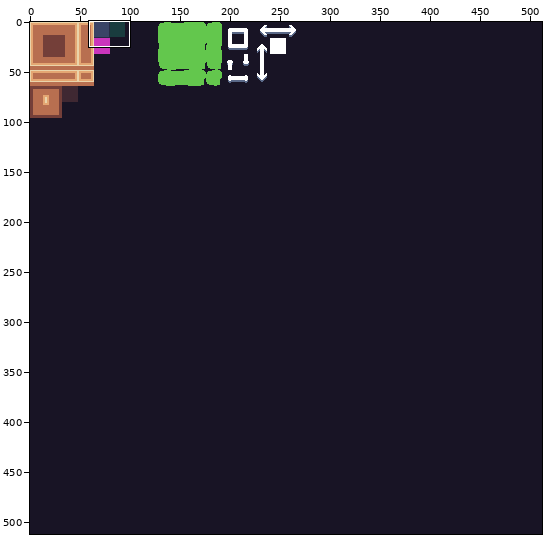
Pixel-art file -- res/gfx/tileset.aseprite. The picture above shows the old version from afar; the outline marks the close-up.
Close-up. Before:
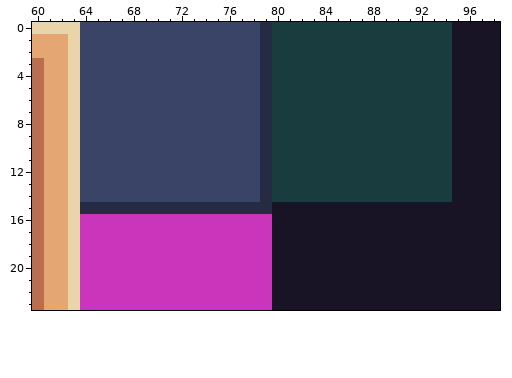
512x512 pixels, 1 frame. Shown: x 60..98, y 0..23.
And afterwards:
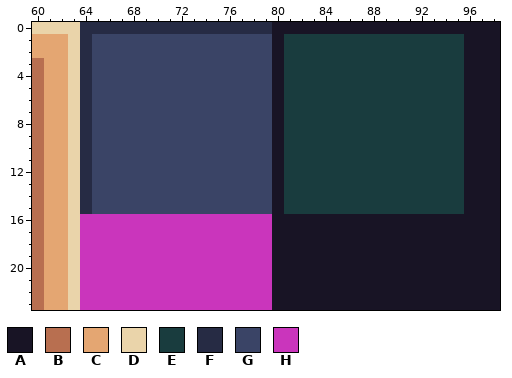
Palette (. is transparent): A #181425  B #b86f50  C #e4a672  D #ead4aa  E #193c3e  F #262b44  G #3a4466  H #ca35bc
Change:
--- layer "Layer 1"
@@ x 60..98 @@
- 0 DDDDGGGGGGGGGGGGGGGFEEEEEEEEEEEEEEEAAAA
- 1 CCCDGGGGGGGGGGGGGGGFEEEEEEEEEEEEEEEAAAA
- 2 CCCDGGGGGGGGGGGGGGGFEEEEEEEEEEEEEEEAAAA
- 3 BCCDGGGGGGGGGGGGGGGFEEEEEEEEEEEEEEEAAAA
- 4 BCCDGGGGGGGGGGGGGGGFEEEEEEEEEEEEEEEAAAA
- 5 BCCDGGGGGGGGGGGGGGGFEEEEEEEEEEEEEEEAAAA
- 6 BCCDGGGGGGGGGGGGGGGFEEEEEEEEEEEEEEEAAAA
- 7 BCCDGGGGGGGGGGGGGGGFEEEEEEEEEEEEEEEAAAA
- 8 BCCDGGGGGGGGGGGGGGGFEEEEEEEEEEEEEEEAAAA
- 9 BCCDGGGGGGGGGGGGGGGFEEEEEEEEEEEEEEEAAAA
-10 BCCDGGGGGGGGGGGGGGGFEEEEEEEEEEEEEEEAAAA
-11 BCCDGGGGGGGGGGGGGGGFEEEEEEEEEEEEEEEAAAA
-12 BCCDGGGGGGGGGGGGGGGFEEEEEEEEEEEEEEEAAAA
-13 BCCDGGGGGGGGGGGGGGGFEEEEEEEEEEEEEEEAAAA
-14 BCCDGGGGGGGGGGGGGGGFEEEEEEEEEEEEEEEAAAA
-15 BCCDFFFFFFFFFFFFFFFFAAAAAAAAAAAAAAAAAAA
+ 0 DDDDFFFFFFFFFFFFFFFFAAAAAAAAAAAAAAAAAAA
+ 1 CCCDFGGGGGGGGGGGGGGGAEEEEEEEEEEEEEEEAAA
+ 2 CCCDFGGGGGGGGGGGGGGGAEEEEEEEEEEEEEEEAAA
+ 3 BCCDFGGGGGGGGGGGGGGGAEEEEEEEEEEEEEEEAAA
+ 4 BCCDFGGGGGGGGGGGGGGGAEEEEEEEEEEEEEEEAAA
+ 5 BCCDFGGGGGGGGGGGGGGGAEEEEEEEEEEEEEEEAAA
+ 6 BCCDFGGGGGGGGGGGGGGGAEEEEEEEEEEEEEEEAAA
+ 7 BCCDFGGGGGGGGGGGGGGGAEEEEEEEEEEEEEEEAAA
+ 8 BCCDFGGGGGGGGGGGGGGGAEEEEEEEEEEEEEEEAAA
+ 9 BCCDFGGGGGGGGGGGGGGGAEEEEEEEEEEEEEEEAAA
+10 BCCDFGGGGGGGGGGGGGGGAEEEEEEEEEEEEEEEAAA
+11 BCCDFGGGGGGGGGGGGGGGAEEEEEEEEEEEEEEEAAA
+12 BCCDFGGGGGGGGGGGGGGGAEEEEEEEEEEEEEEEAAA
+13 BCCDFGGGGGGGGGGGGGGGAEEEEEEEEEEEEEEEAAA
+14 BCCDFGGGGGGGGGGGGGGGAEEEEEEEEEEEEEEEAAA
+15 BCCDFGGGGGGGGGGGGGGGAEEEEEEEEEEEEEEEAAA
 16 BCCDHHHHHHHHHHHHHHHHAAAAAAAAAAAAAAAAAAA
